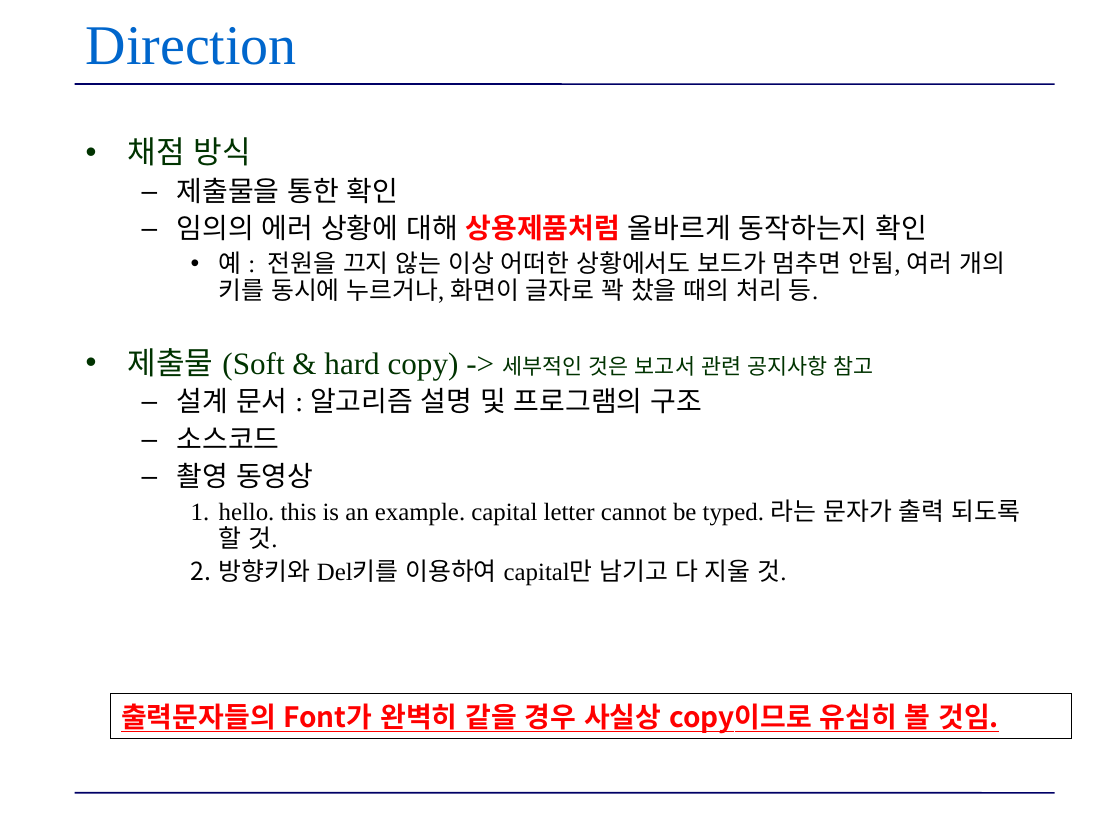
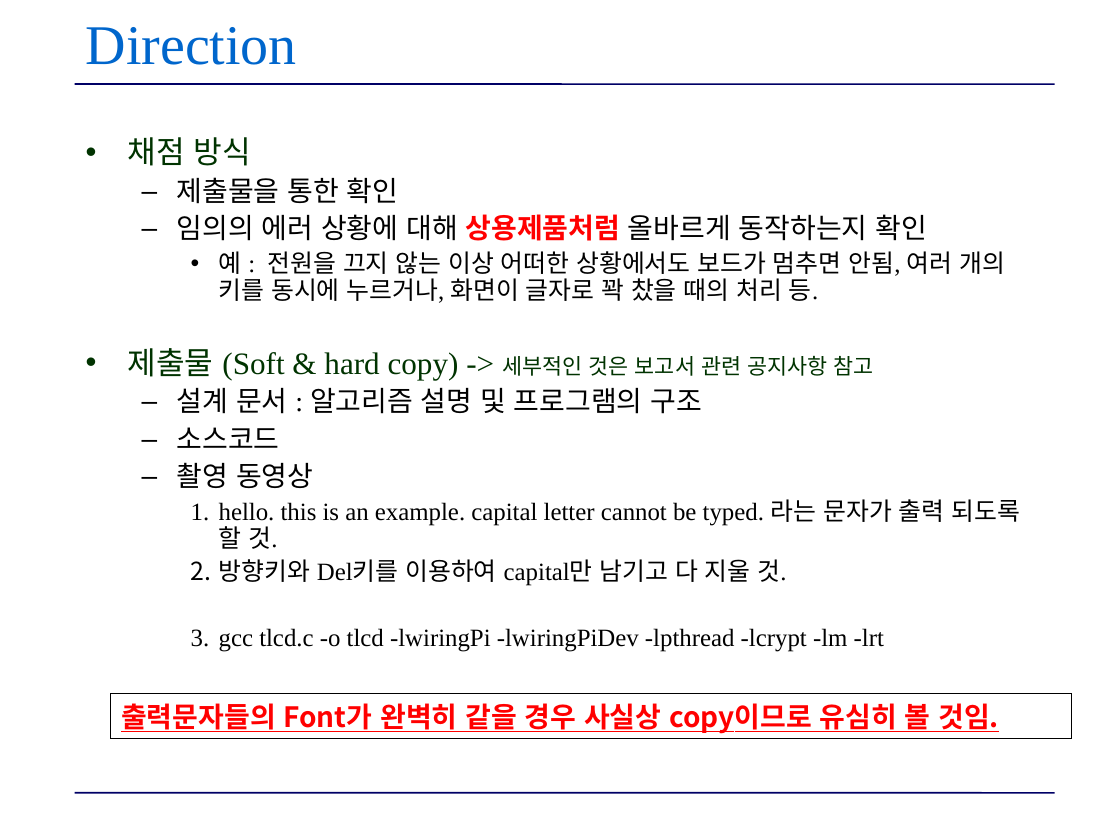
Before and after one commit to EEDK/2020-1-INUCS-ES, a slide deck: slide 5 of TLCDLab/06-3 TFT LCD lab.ppt. Drawn at 1120x840 pixels with LibreOffice and Linux fonts; fonts in the diff are those of the drawing. Boxes give left, top, right and bottom in pixels: in the first picture for what was removed or moved away, otherwise in the second. Text is boxed around its words. In the diff, an @@ line names an element or a change of style, - is before the commit and + after.

```diff
--- a/TLCDLab/06-3 TFT LCD lab.ppt
+++ b/TLCDLab/06-3 TFT LCD lab.ppt
@@ text at [219, 628, 884, 652]: paragraph added @@
+    3. gcc tlcd.c -o tlcd -lwiringPi -lwiringPiDev -lpthread -lcrypt -lm -lrt
```
Also in this commit, not shown: 2 other files.
